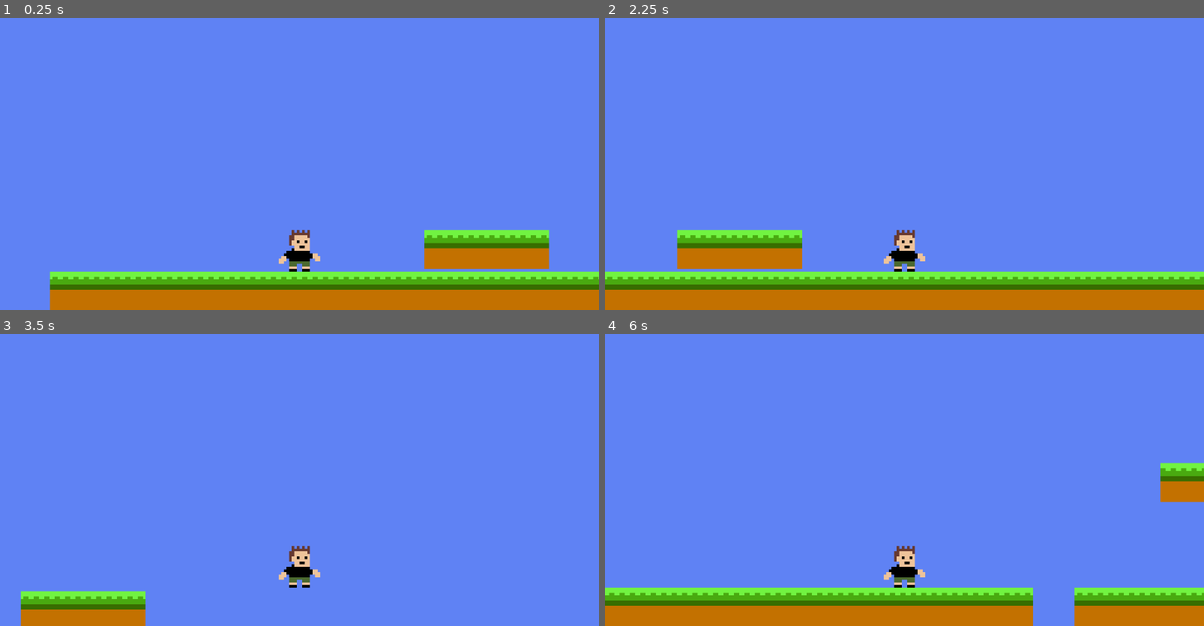
Above: before the commit, frames 1-4 (two rows, left to right).
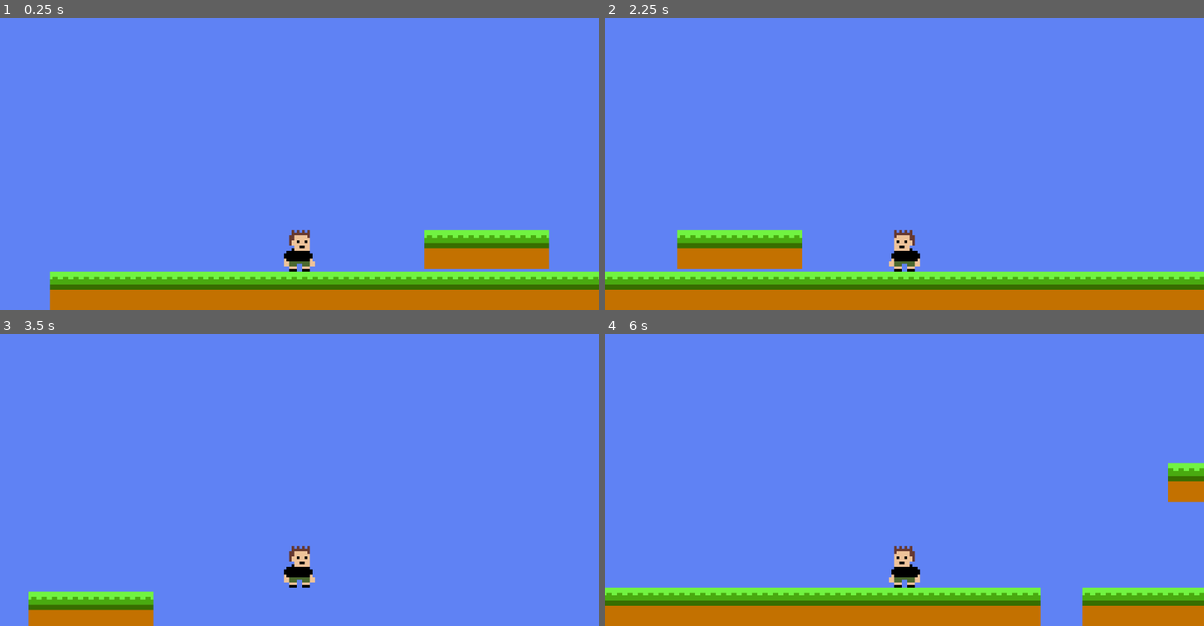
Above: after the commit, the same moments.

Repository: BrendanGasparin/gd-2d-platformer
Game: Godot game, scene res://Scenes/Levels/W1L1.tscn
The game is run twice, just before and just after one commit, with the same random seed, the same clock (stepped at 60 frames per second) and the same inputs.
Inputs:
- Up to frame 1 (0.25 s): no input
- Up to frame 2 (2.25 s): tap Enter at 0.5 s; hold Right (move_right) 0.53-2.03 s; tap Up (jump) at 0.77, 1.52 s; tap Space at 2 s; hold Left (move_left) from 2.03 s (still down)
- Up to frame 3 (3.5 s): release Left (move_left) at 2.78 s; hold Right (move_right) from 2.78 s (still down); tap Up (jump) at 3.02 s
- Up to frame 4 (6 s): tap Up (jump) at 3.77, 4.52 s; release Right (move_right) at 4.28 s; hold Left (move_left) 4.28-5.03 s; hold Right (move_right) 5.03-5.78 s; hold Left (move_left) from 5.78 s (still down)

The runs differ from the first frame. In frame 1, 0.1% of the frame differs, in the area x 46-54%, y 80-86%; in frame 2, 0.3%; in frame 3, 0.8%; in frame 4, 1.2%, in the area x 0-100%, y 44-100%.

Commit message:
Update player sprite

Diff:
--- a/Scenes/player.tscn
+++ b/Scenes/player.tscn
@@ -1,22 +1,22 @@
 [gd_scene format=3 uid="uid://c2gvlanlkx1h7"]
 
 [ext_resource type="Script" uid="uid://cn6cows8pqhur" path="res://Scripts/player.gd" id="1_cvnsp"]
-[ext_resource type="Texture2D" uid="uid://bndhll1eg43cx" path="res://Sprites/Characters/Player001.png" id="1_v0iea"]
+[ext_resource type="Texture2D" uid="uid://oydmunb7j23y" path="res://Sprites/Characters/player001_idle.png" id="2_cvnsp"]
 
-[sub_resource type="CircleShape2D" id="CircleShape2D_v0iea"]
-radius = 20.175243
+[sub_resource type="RectangleShape2D" id="RectangleShape2D_cvnsp"]
+size = Vector2(23.057426, 40.897236)
 
 [node name="Player" type="CharacterBody2D" unique_id=2135785123]
 script = ExtResource("1_cvnsp")
 
-[node name="Player001" type="Sprite2D" parent="." unique_id=922101748]
-texture = ExtResource("1_v0iea")
+[node name="Sprite" type="Sprite2D" parent="." unique_id=922101748]
+texture = ExtResource("2_cvnsp")
 offset = Vector2(0, -8)
 
 [node name="CollisionShape2D" type="CollisionShape2D" parent="." unique_id=852695757]
-position = Vector2(0, -8)
+position = Vector2(1.7881393e-07, -8)
 scale = Vector2(0.34695986, -0.3912245)
-shape = SubResource("CircleShape2D_v0iea")
+shape = SubResource("RectangleShape2D_cvnsp")
 
 [node name="Camera2D" type="Camera2D" parent="." unique_id=734353865]
 position = Vector2(0, -50)
--- a/Scripts/player.gd
+++ b/Scripts/player.gd
@@ -5,6 +5,8 @@
 @export var braking : float = 10
 @export var gravity : float = 500
 @export var jump_force : float = 150
+
+@onready var sprite : Sprite2D = $Sprite
 
 var move_input : float
 
@@ -27,3 +29,6 @@
 
 	# Moves and runs collision detection
 	move_and_slide()
+
+func _process(delta : float) -> void:
+	sprite.flip_h = velocity.x < 0
Binary file added: Sprites/Characters/player001_idle.png
Not shown, added: Sprites/Characters/player001_idle.png.import
Not shown, changed: CHANGELOG.md
